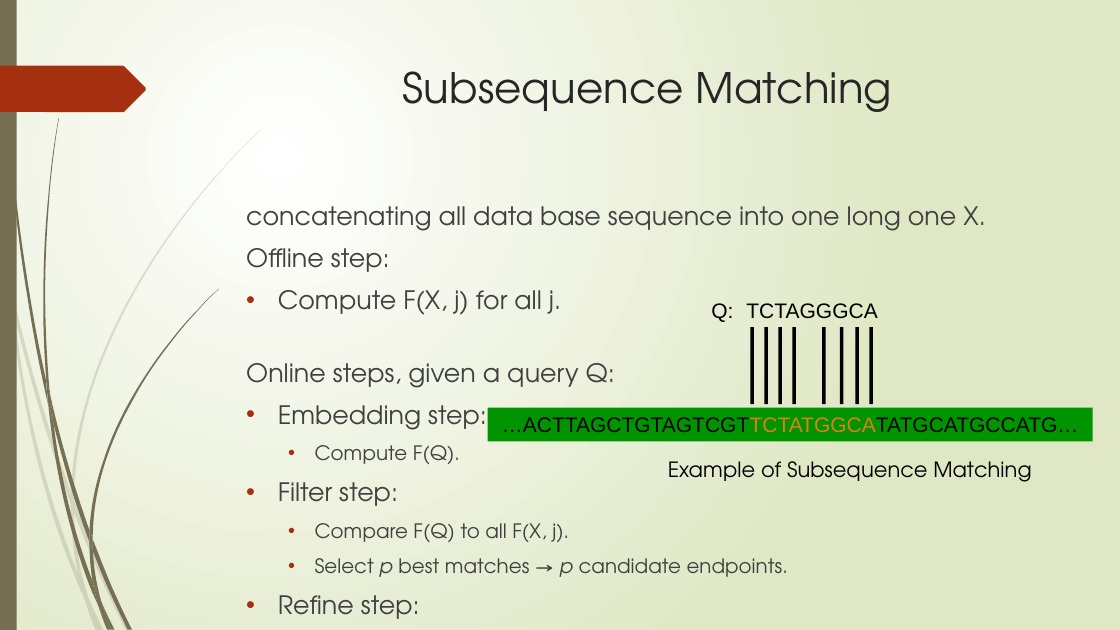
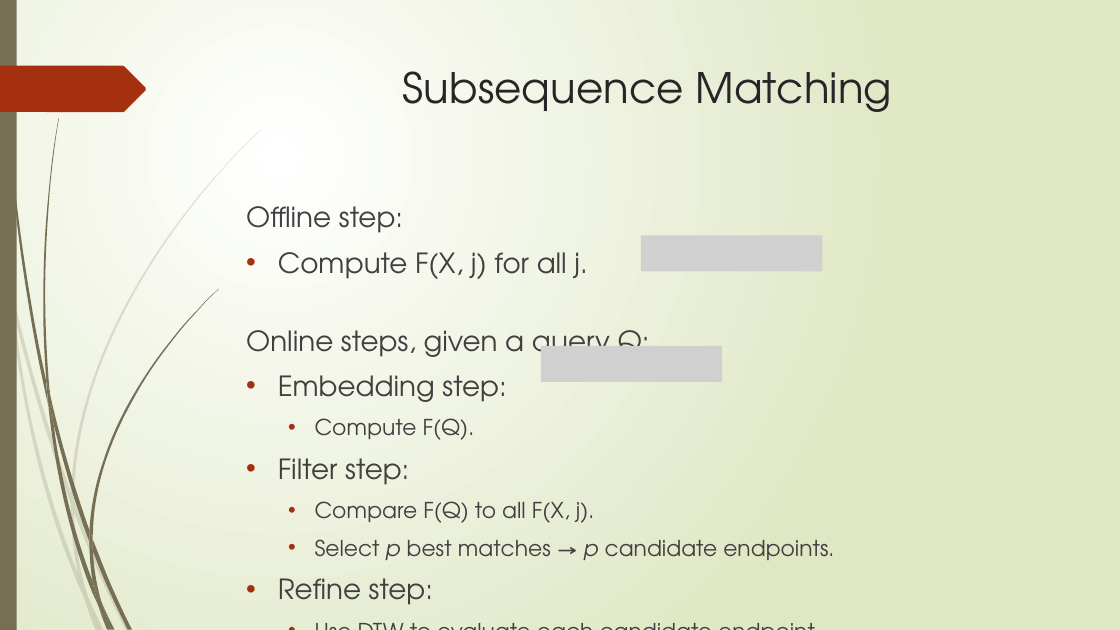
Before and after one commit to zixiaojindao/time-series-survey, a slide deck: slide 30 of slide/tsdm.pptx (slide 27 before the commit). Drawn at 1120x630 pixels with LibreOffice and Linux fonts; fonts in the diff are those of the drawing; grey boxes stand for pictures. Boxes give left, top, right and bottom in pixels: in the first picture for what was removed or moved away, otherwise in the second. Text is boxed around its words. In the diff, an @@ line names an element or a change of style, - is before the commit and + after.

```diff
--- a/slide/tsdm.pptx
+++ b/slide/tsdm.pptx
@@ text "Offline step:" at (246, 206, 834, 605): size 21.7 to 23.8 pt in "Offline step:", "Compute F(X, j) for all j.", "Online steps, given a query Q:", "Embedding step:" and 2 more places; size 17.1 to 18.7 pt in "Compute F(Q).", "Compare F(Q) to all F(X, j).", "Select p best matches → p candidate ...", "Use DTW to evaluate each candidate endpoint." @@
@@ text at (246, 206, 985, 231): paragraph removed @@
-concatenating all data base sequence into one long one X.
@@ picture added at (641, 235, 823, 271) @@
@@ text removed at (711, 303, 733, 322) @@
-Q:
@@ text removed at (746, 303, 877, 319) @@
-TCTAGGGCA
@@ line removed from (752, 327) to (752, 404) @@
@@ line removed from (766, 327) to (766, 404) @@
@@ line removed from (781, 327) to (781, 404) @@
@@ line removed from (794, 327) to (794, 404) @@
@@ line removed from (824, 327) to (824, 404) @@
@@ line removed from (842, 327) to (842, 404) @@
@@ line removed from (857, 327) to (857, 404) @@
@@ line removed from (871, 327) to (871, 404) @@
@@ picture added at (541, 346, 723, 382) @@
@@ rectangle removed at (488, 408, 1093, 441) @@
-…ACTTAGCTGTAGTCGTTCTATGGCATATGCATGCCATG…
@@ text removed at (668, 461, 1031, 482) @@
-Example of Subsequence Matching
```
Also in this commit, not shown: 4 slides added.
